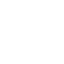
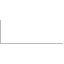
Layers edited between the first and the second 64px x 64px image:
painted on "Layer 9" over [0, 20, 63, 44]
